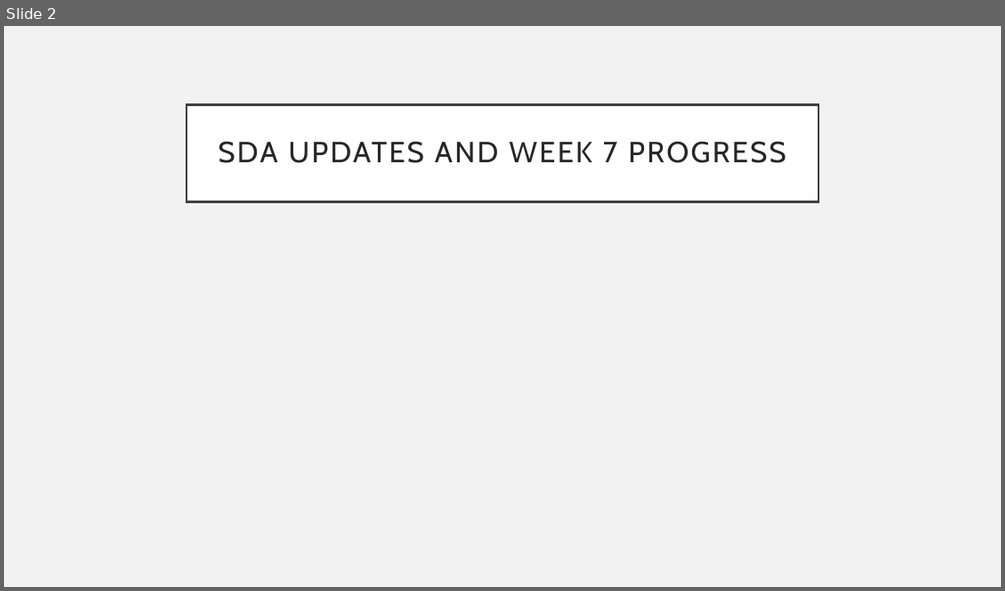
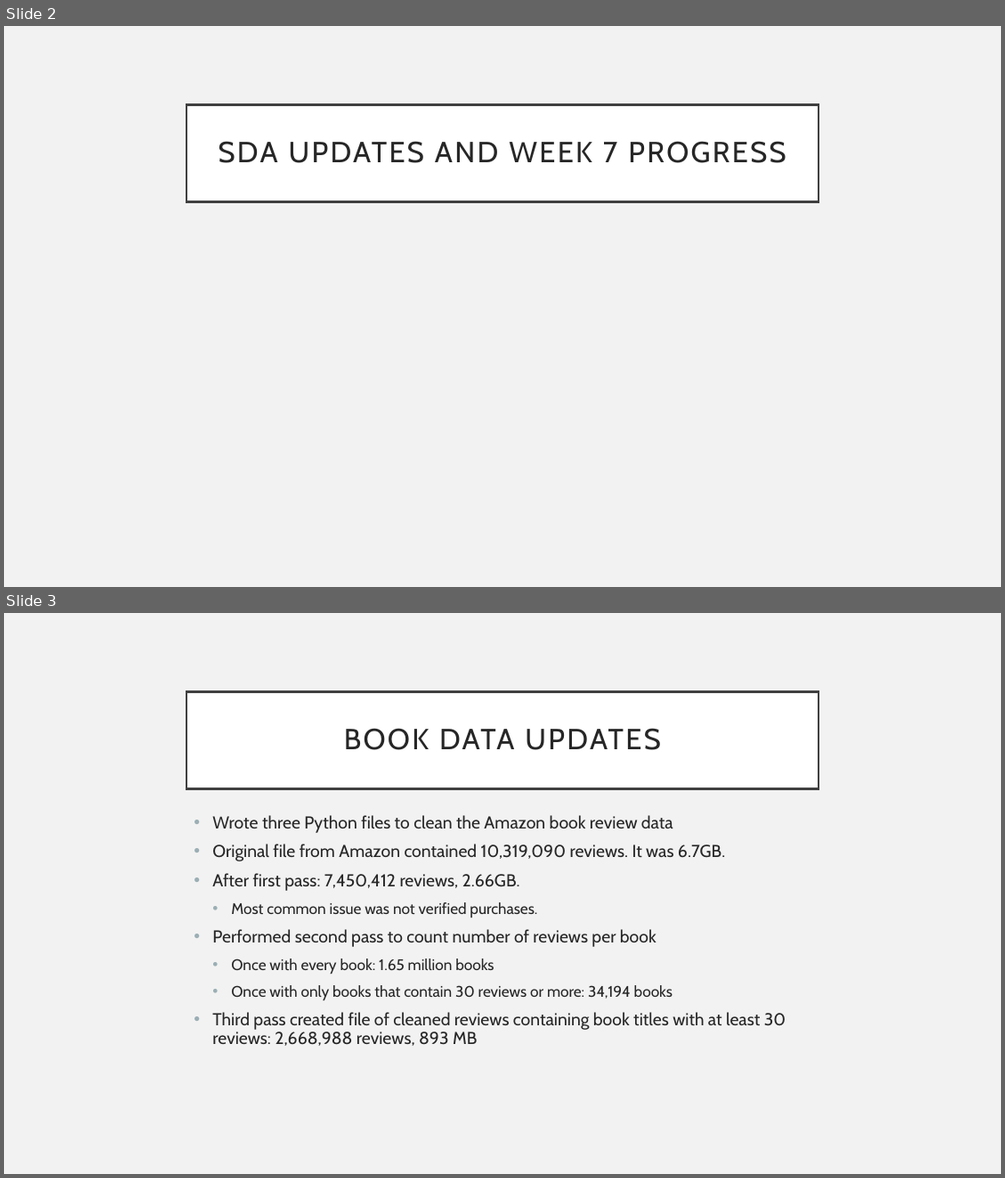
Before and after one commit to TKarlovitzDrexel/DSCI591_ACRSent, a slide deck: Week7Progress.pptx. Shown one above the other, each under a label of ours: slide 2 before the commit, slides 2 and 3 after it. The pictures are 1005x591 and 1005x1178 pixels, drawn with LibreOffice and Linux fonts; fonts in the diff are those of the drawing. Boxes give left, top, right and bottom in pixels: in the first picture for what was removed or moved away, otherwise in the second. Text is boxed around its words. In the diff, an @@ line names an element or a change of style, - is before the commit and + after.

Commit message:
Tessa updates. need to finish slide for kaggle data

```diff
--- a/Week7Progress.pptx
+++ b/Week7Progress.pptx
@@ slide 3 added at (4,613,1001,1174), background #F2F2F2 @@
@@ title added at (186,691,818,788), fill #FFFFFF, outline #404040 2.5 pt, 28 pt, text #262626 @@
+BOOK DATA UPDATES
@@ text added at (212,815,785,1046), 16.6 pt, text #262626 @@
+• Wrote three Python files to clean the Amazon book review data
+• Original file from Amazon contained 10,319,090 reviews. It was 6.7GB.
+• After first pass: 7,450,412 reviews, 2.66GB.
+  • Most common issue was not verified purchases.
+• Performed second pass to count number of reviews per book
+  • Once with every book: 1.65 million books
+  • Once with only books that contain 30 reviews or more: 34,194 books
+• Third pass created file of cleaned reviews containing book titles with at least 30 reviews: 2,668,988 reviews, 893 MB
```
Also in this commit, not shown: 7 other slides added.
